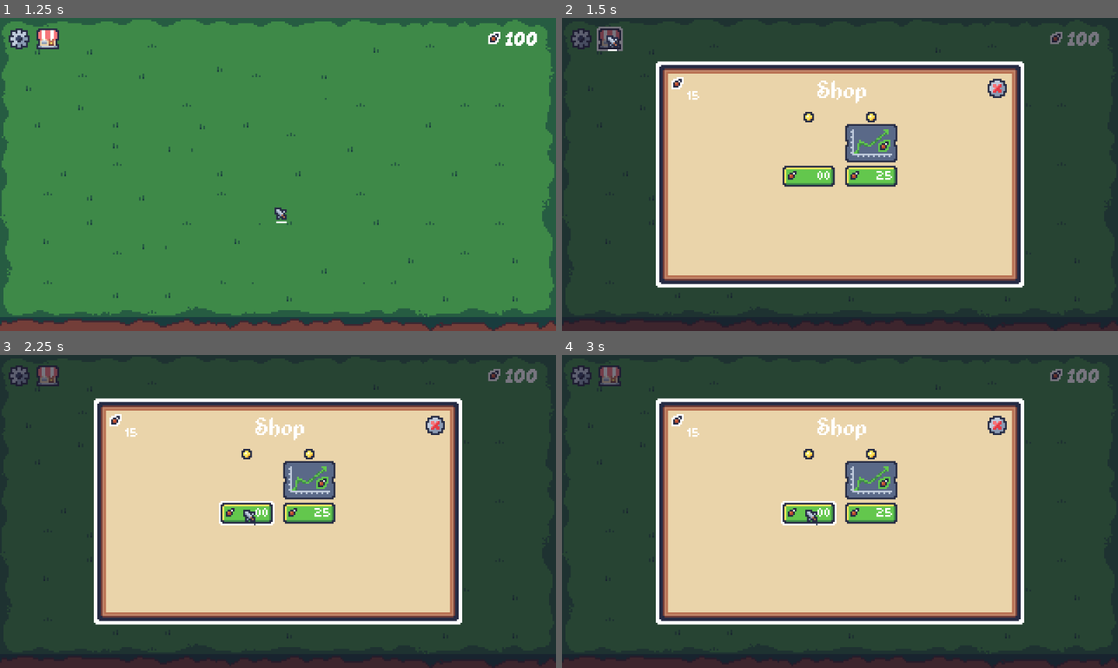
Above: before the commit, frames 1-4 (two rows, left to right).
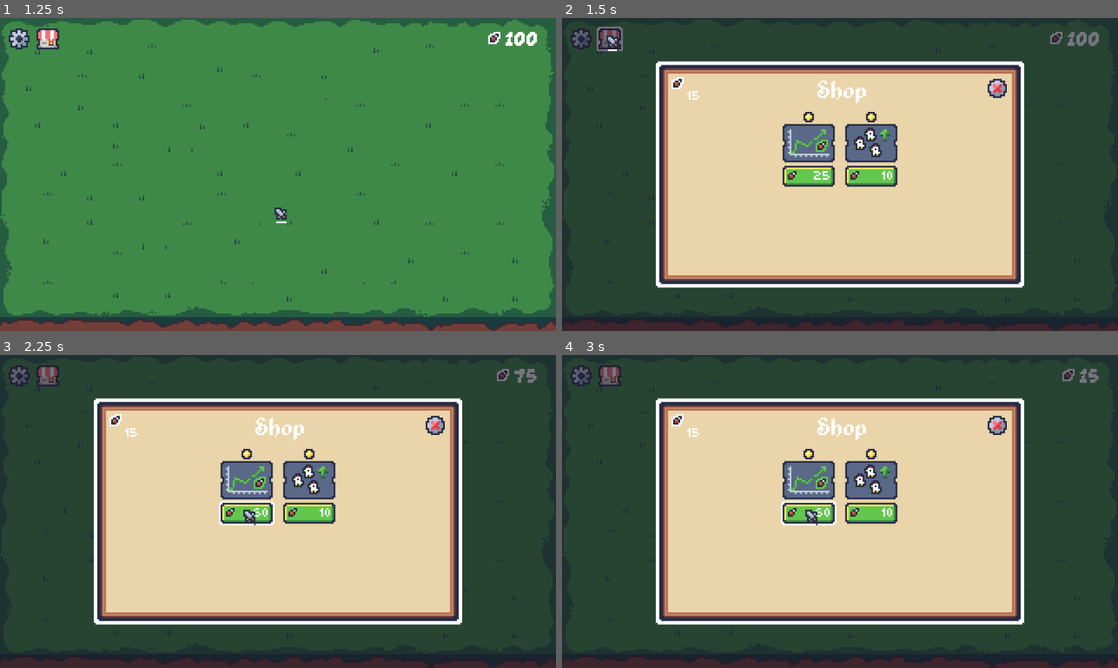
Above: after the commit, the same moments.

Repository: mrbartchak/chicken-incremental-game
Game: Godot game, scene res://ui/menu/main/main_menu.tscn
The game is run twice, just before and just after one commit, with the same random seed, the same clock (stepped at 60 frames per second) and the same inputs. Sound files missing from this copy of the repository are replaced by a short silence.
Inputs (mouse positions are in pixels of both pictures, inside the frame that each line leads up to):
- Up to frame 1 (1.25 s): click "NEW GAME" at 0.5 s
- Up to frame 2 (1.5 s): click (612, 39) at 1.25 s
- Up to frame 3 (2.25 s): click (244, 514) at 2 s, where only the run before the commit has a clickable "00"
- Up to frame 4 (3 s): click (806, 514) at 2.75 s, where only the run after the commit has a clickable "60"

Frame 1 is identical in both runs. In frame 2, 1.7% of the frame differs, in the area x 39-60%, y 33-52%; in frame 3, 1.9%, in the area x 39-97%, y 4-52%; in frame 4, 1.9%.

Commit message:
stuff is happening, max population upgrade, spawner now listens to gamestate (observer pattern) guy is patterning

Diff:
--- a/core/autoloads/gamestate.gd
+++ b/core/autoloads/gamestate.gd
@@ -2,6 +2,7 @@
 
 signal wings_changed(amount: int)
 signal chicken_count_changed(amount: int)
+signal max_population_changed(amount: int)
 signal upgrade_purchased()
 
 #=== Wings ===
@@ -14,7 +15,10 @@
 var wing_value: int = 1
 #=== Chickens ===
 var chicken_count: int = 0
-var max_chickens: int = 1
+var max_population: int = 1:
+	set(value):
+		max_population = value
+		max_population_changed.emit(max_population)
 #=== Upgrades ===
 var upgrade_tracks: Dictionary = {}
 
@@ -22,8 +26,10 @@
 	_load_upgrade_tracks()
 
 func _load_upgrade_tracks() -> void:
-	var track: UpgradeTrack = load("res://upgrades/wing_value/wing_value_upgrade_track.tres")
-	upgrade_tracks[track.id] = track
+	var track1: UpgradeTrack = load("res://upgrades/wing_value/wing_value_upgrade_track.tres")
+	var track2: UpgradeTrack = load("res://upgrades/max_population/max_population_upgrade_track.tres")
+	upgrade_tracks[track1.id] = track1
+	upgrade_tracks[track2.id] = track2
 
 func can_afford(cost: int) -> bool:
 	return wings >= cost
--- a/core/game.tscn
+++ b/core/game.tscn
@@ -121,7 +121,6 @@
 entity_scene = ExtResource("5_cjuek")
 entity_container = NodePath("../GameWorld/ChickenContainer")
 spawn_area = Rect2(10, 10, 300, 150)
-max_entities = 2
 spawn_interval = 2.0
 
 [node name="MouseLayer" type="CanvasLayer" parent="."]
--- a/systems/spawner.gd
+++ b/systems/spawner.gd
@@ -11,6 +11,8 @@
 
 func _ready() -> void:
 	spawn_timer = 0.0
+	max_entities = GameState.max_population
+	GameState.max_population_changed.connect(_update_max_population)
 
 func _process(delta: float) -> void:
 	if get_active_entities() >= max_entities:
@@ -20,6 +22,8 @@
 		spawn_timer = 0.0
 		spawn_entity()
 
+func _update_max_population(amount: int) -> void:
+	max_entities = amount
 
 func spawn_entity() -> void:
 	if not entity_scene or not entity_container:
--- a/ui/menu/shop/shop_menu.tscn
+++ b/ui/menu/shop/shop_menu.tscn
@@ -96,11 +96,12 @@
 layout_mode = 2
 alignment = 1
 
-[node name="Upgrade" parent="ShopPanel/ShopMargin/ShopMenuStack/UpgradesRow" instance=ExtResource("7_ttsph")]
-layout_mode = 2
-
 [node name="UpgradeTrackUI" parent="ShopPanel/ShopMargin/ShopMenuStack/UpgradesRow" instance=ExtResource("7_ttsph")]
 layout_mode = 2
 track_id = "wing_value_upgrade_track"
 
+[node name="UpgradeTrackUI2" parent="ShopPanel/ShopMargin/ShopMenuStack/UpgradesRow" instance=ExtResource("7_ttsph")]
+layout_mode = 2
+track_id = "max_population_upgrade_track"
+
 [connection signal="pressed" from="ShopPanel/ShopMargin/ShopMenuStack/TopBar/ExitButton" to="." method="_on_exit_button_pressed"]
--- /dev/null
+++ b/upgrades/max_population/max_population_upgrade.gd
@@ -0,0 +1,7 @@
+class_name MaxPopulationUpgrade
+extends Upgrade
+
+@export var population_increase: int
+
+func apply() -> void:
+	GameState.max_population += population_increase
--- /dev/null
+++ b/upgrades/max_population/max_population_upgrade_1.tres
@@ -0,0 +1,14 @@
+[gd_resource type="Resource" script_class="MaxPopulationUpgrade" load_steps=3 format=3 uid="uid://bjagihm6psd82"]
+
+[ext_resource type="Script" uid="uid://mk5vj0mdd8oc" path="res://upgrades/max_population/max_population_upgrade.gd" id="1_7j5po"]
+[ext_resource type="Texture2D" uid="uid://namfaod84lyr" path="res://upgrades/assets/max_population_upgrade_icon.png" id="1_vxey6"]
+
+[resource]
+script = ExtResource("1_7j5po")
+population_increase = 1
+id = "max_population_upgrade_1"
+display_name = "Max Population Upgrade 1"
+description = "Increases the max chicken population"
+cost = 10
+icon = ExtResource("1_vxey6")
+metadata/_custom_type_script = "uid://mk5vj0mdd8oc"
--- /dev/null
+++ b/upgrades/max_population/max_population_upgrade_2.tres
@@ -0,0 +1,14 @@
+[gd_resource type="Resource" script_class="MaxPopulationUpgrade" load_steps=3 format=3 uid="uid://cn2qt1qkf28y8"]
+
+[ext_resource type="Texture2D" uid="uid://namfaod84lyr" path="res://upgrades/assets/max_population_upgrade_icon.png" id="1_5hjun"]
+[ext_resource type="Script" uid="uid://mk5vj0mdd8oc" path="res://upgrades/max_population/max_population_upgrade.gd" id="2_ylxdy"]
+
+[resource]
+script = ExtResource("2_ylxdy")
+population_increase = 2
+id = "max_population_upgrade_2"
+display_name = "Max Population Upgrade 2"
+description = "Increases the max chicken population"
+cost = 30
+icon = ExtResource("1_5hjun")
+metadata/_custom_type_script = "uid://mk5vj0mdd8oc"
--- /dev/null
+++ b/upgrades/max_population/max_population_upgrade_track.tres
@@ -0,0 +1,13 @@
+[gd_resource type="Resource" script_class="UpgradeTrack" load_steps=5 format=3 uid="uid://b8timi4en15a4"]
+
+[ext_resource type="Script" uid="uid://qfkdktxtx8hw" path="res://upgrades/upgrade_track.gd" id="1_kls51"]
+[ext_resource type="Script" uid="uid://dakr2yr8ekswl" path="res://upgrades/upgrade.gd" id="2_vof0p"]
+[ext_resource type="Resource" uid="uid://bjagihm6psd82" path="res://upgrades/max_population/max_population_upgrade_1.tres" id="3_5cd7d"]
+[ext_resource type="Resource" uid="uid://cn2qt1qkf28y8" path="res://upgrades/max_population/max_population_upgrade_2.tres" id="4_j721o"]
+
+[resource]
+script = ExtResource("1_kls51")
+id = "max_population_upgrade_track"
+display_name = "Max Population Upgrades"
+upgrades = Array[ExtResource("2_vof0p")]([ExtResource("3_5cd7d"), ExtResource("4_j721o")])
+metadata/_custom_type_script = "uid://qfkdktxtx8hw"
--- a/upgrades/upgrade_track_ui.tscn
+++ b/upgrades/upgrade_track_ui.tscn
@@ -1,7 +1,7 @@
 [gd_scene load_steps=7 format=3 uid="uid://c4yp75834n5ji"]
 
 [ext_resource type="Script" uid="uid://cbx3f068sgghh" path="res://upgrades/upgrade_track_ui.gd" id="1_m02ym"]
-[ext_resource type="Texture2D" uid="uid://bntyr0xn8ui0c" path="res://ui/menu/shop/upgrade_tier_icon.png" id="2_dyvvi"]
+[ext_resource type="Texture2D" uid="uid://bntyr0xn8ui0c" path="res://upgrades/assets/upgrade_tier_icon.png" id="2_dyvvi"]
 [ext_resource type="Texture2D" uid="uid://dkexwtmywpi4n" path="res://ui/menu/shop/shop_price_buttons.png" id="4_pwric"]
 
 [sub_resource type="AtlasTexture" id="AtlasTexture_ttsph"]
--- a/upgrades/wing_value/wing_value_upgrade_1.tres
+++ b/upgrades/wing_value/wing_value_upgrade_1.tres
@@ -1,6 +1,6 @@
 [gd_resource type="Resource" script_class="WingValueUpgrade" load_steps=3 format=3 uid="uid://bwbohps0aru7v"]
 
-[ext_resource type="Texture2D" uid="uid://df1g6w2t6nea" path="res://ui/menu/shop/wing_price_upgrade_icon.png" id="1_4ybu2"]
+[ext_resource type="Texture2D" uid="uid://df1g6w2t6nea" path="res://upgrades/assets/wing_price_upgrade_icon.png" id="1_4ybu2"]
 [ext_resource type="Script" uid="uid://cnuwmnmx87qjw" path="res://upgrades/wing_value/wing_value_upgrade.gd" id="1_awrx1"]
 
 [resource]
--- a/upgrades/wing_value/wing_value_upgrade_2.tres
+++ b/upgrades/wing_value/wing_value_upgrade_2.tres
@@ -1,6 +1,6 @@
 [gd_resource type="Resource" script_class="WingValueUpgrade" load_steps=3 format=3 uid="uid://msh5nres21tp"]
 
-[ext_resource type="Texture2D" uid="uid://df1g6w2t6nea" path="res://ui/menu/shop/wing_price_upgrade_icon.png" id="1_vn4m6"]
+[ext_resource type="Texture2D" uid="uid://df1g6w2t6nea" path="res://upgrades/assets/wing_price_upgrade_icon.png" id="1_vn4m6"]
 [ext_resource type="Script" uid="uid://cnuwmnmx87qjw" path="res://upgrades/wing_value/wing_value_upgrade.gd" id="2_nvvhi"]
 
 [resource]
Binary file added: upgrades/assets/max_population_upgrade_icon.png
Not shown, changed: upgrades/assets/max_population_upgrade_icon.png.import
Renamed: ui/menu/shop/upgrade_tier_icon.png -> upgrades/assets/upgrade_tier_icon.png
Not shown, changed: upgrades/assets/upgrade_tier_icon.png.import
Renamed: ui/menu/shop/wing_price_upgrade_icon.png -> upgrades/assets/wing_price_upgrade_icon.png
Not shown, added: upgrades/assets/wing_price_upgrade_icon.png.import
Not shown, added: upgrades/max_population/max_population_upgrade.gd.uid
